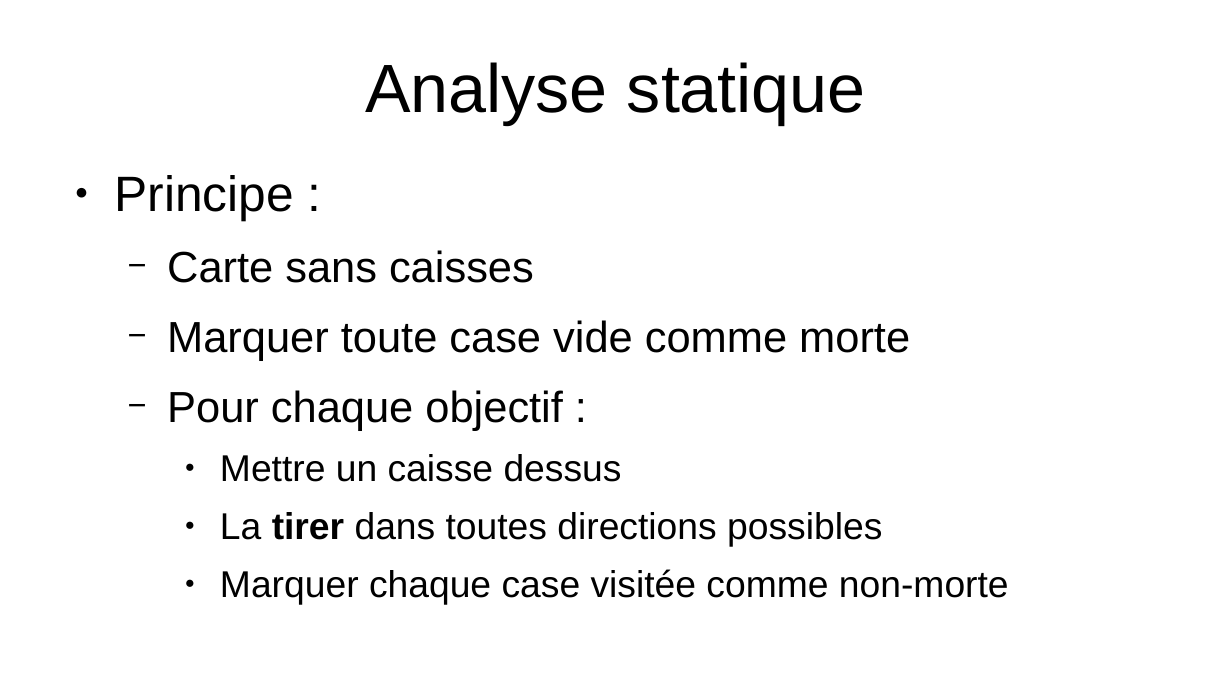
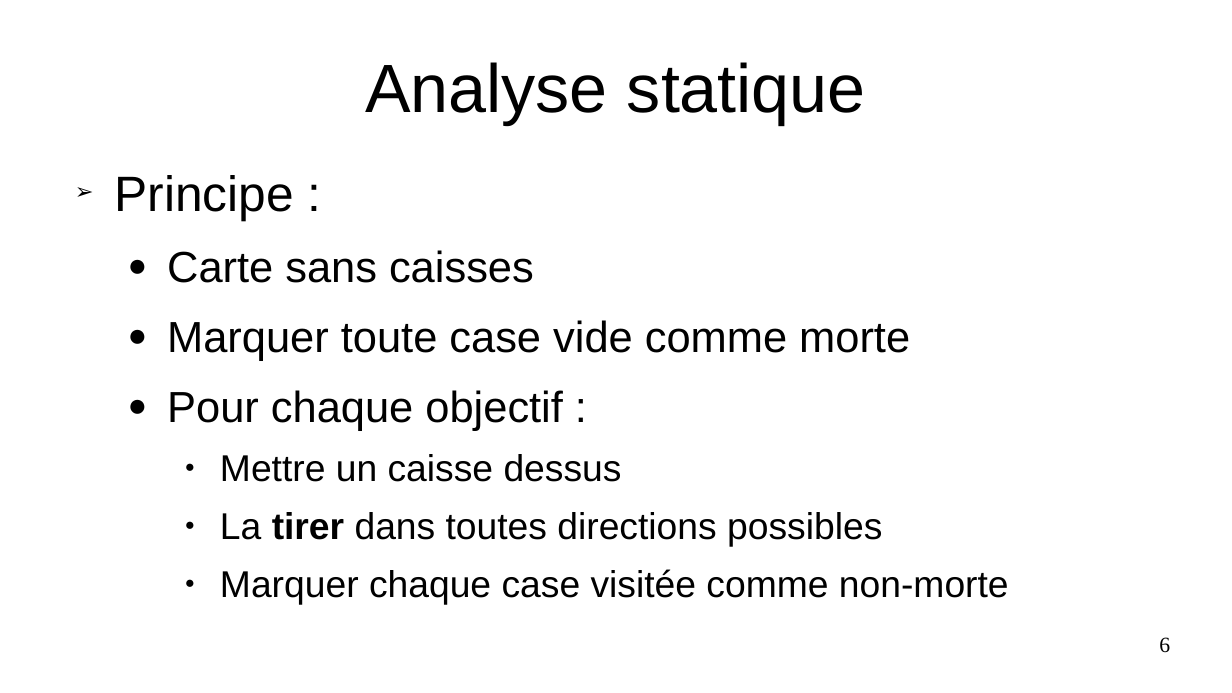
Before and after one commit to PoulpoGaz/sokoshell, a slide deck: slide 6 of documents/presentation.odp (slide 7 before the commit). Drawn at 1232x693 pixels with LibreOffice and Linux fonts; fonts in the diff are those of the drawing. Boxes give left, top, right and bottom in pixels: in the first picture for what was removed or moved away, otherwise in the second. Text is boxed around its words. In the diff, an @@ line names an element or a change of style, - is before the commit and + after.

```diff
--- a/documents/presentation.odp
+++ b/documents/presentation.odp
@@ text at (114, 175, 910, 431): bullet ● to ➢; bullet − to ● @@
@@ page number added at (1159, 637, 1170, 653), 14 pt, text #000000 @@
+6
```
Also in this commit, not shown: 10 other slides changed, 1 slide removed.
